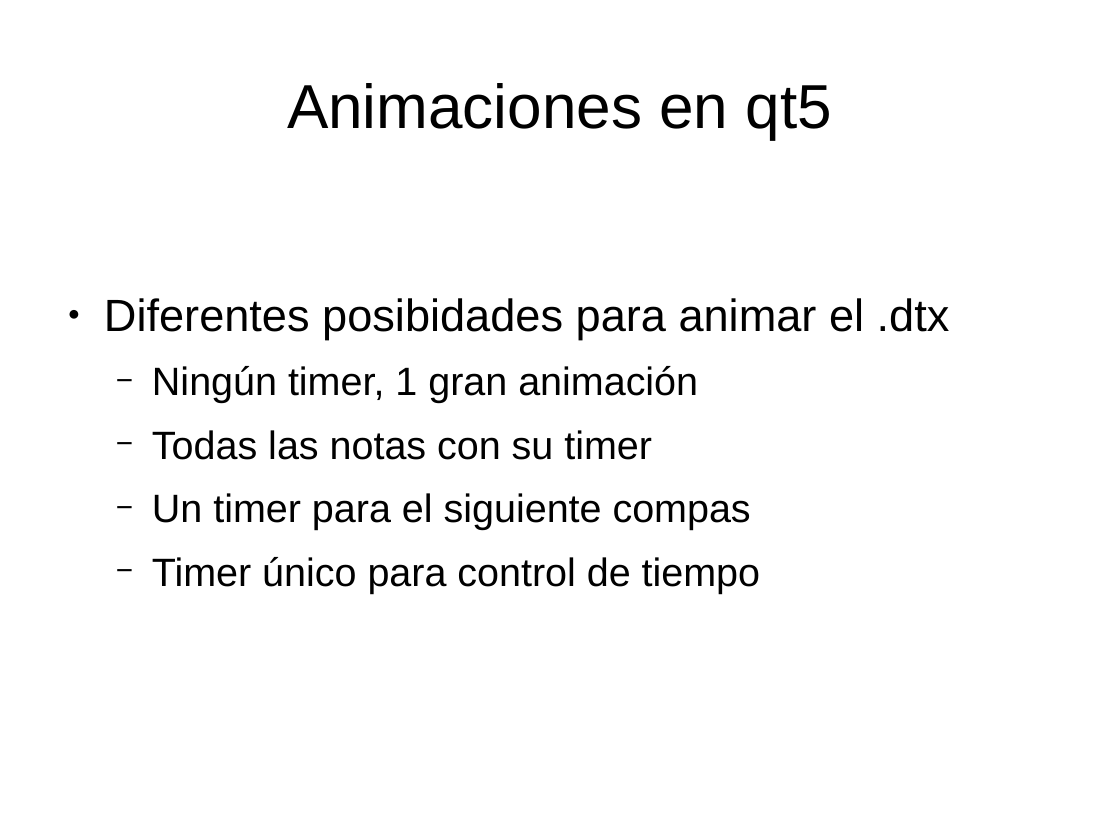
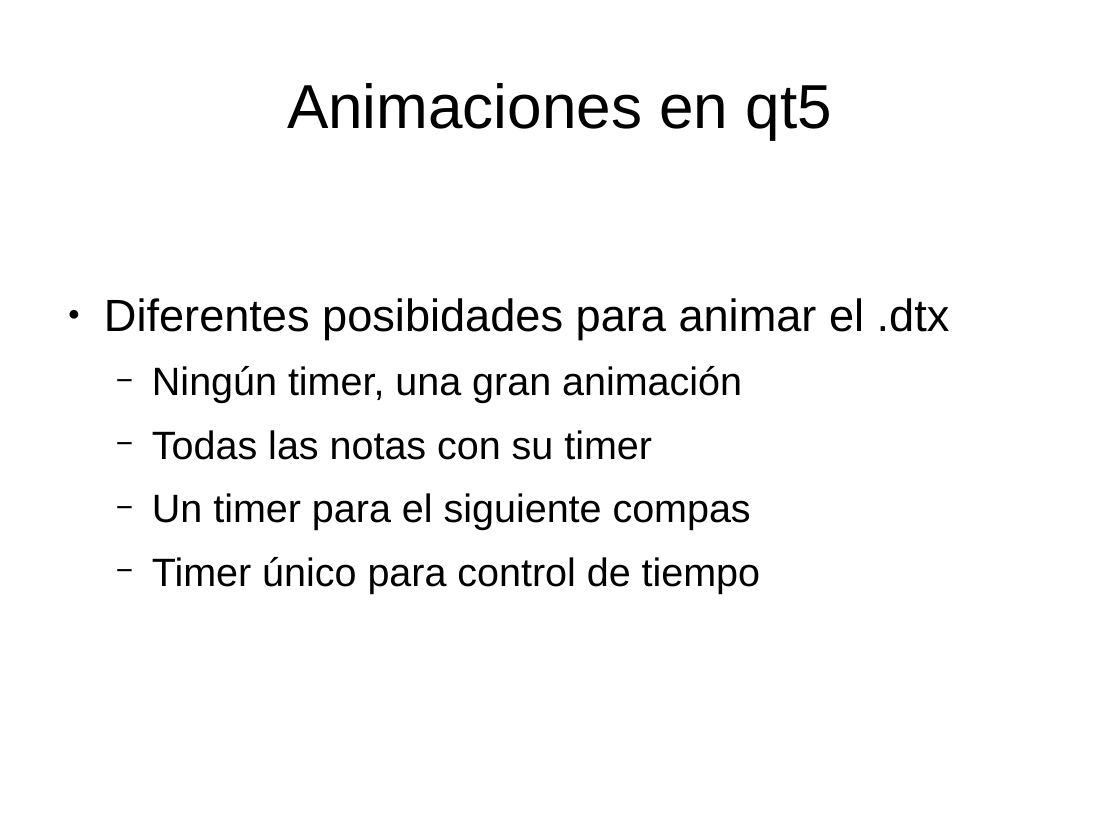
Before and after one commit to kapoira/pyDTX, a slide deck: slide 19 of Documentacion_proyecto/Presentacion pydtx.odp. Drawn at 1120x840 pixels with LibreOffice and Linux fonts; fonts in the diff are those of the drawing. Boxes give left, top, right and bottom in pixels: in the first picture for what was removed or moved away, otherwise in the second. Text is boxed around its words. In the diff, an @@ line names an element or a change of style, - is before the commit and + after.

```diff
--- a/Documentacion_proyecto/Presentacion pydtx.odp
+++ b/Documentacion_proyecto/Presentacion pydtx.odp
@@ text at (x1=152, y1=366, x2=742, y2=403): text changed @@
-  − Ningún timer, 1 gran animación
+  − Ningún timer, una gran animación
```
Also in this commit, not shown: 3 other slides changed, 1 slide added, 8 other files.
